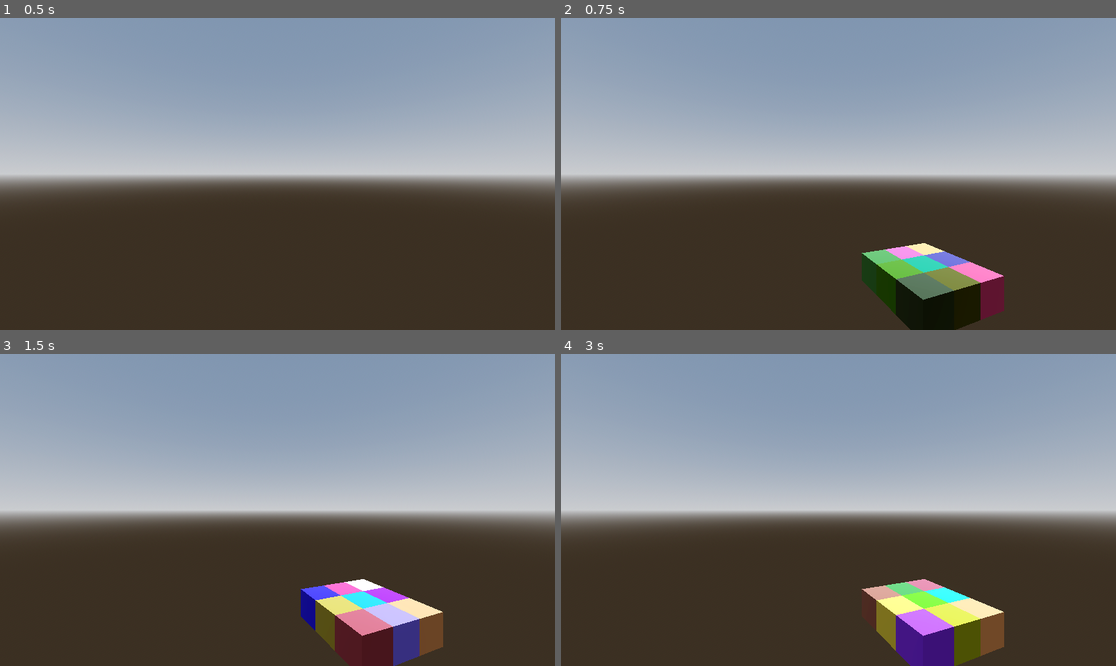
Above: before the commit, frames 1-4 (two rows, left to right).
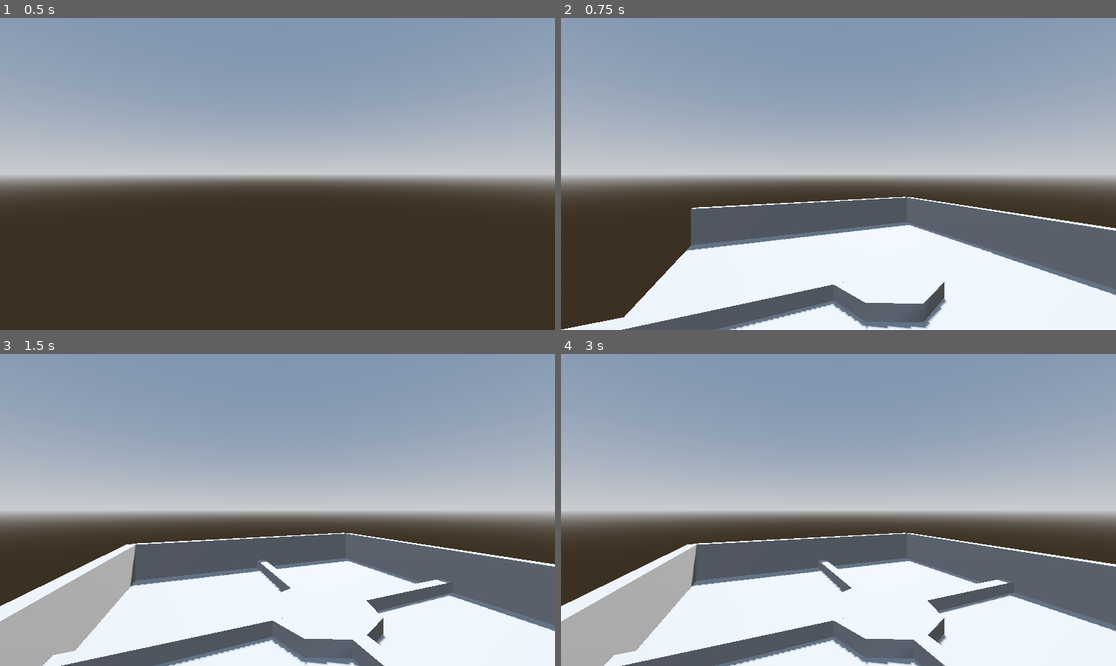
Above: after the commit, the same moments.

Repository: SolidSoups/MASQUERADE
Game: Godot game, scene res://LevelParts/World.tscn
The game is run twice, just before and just after one commit, with the same random seed, the same clock (stepped at 60 frames per second) and the same inputs. This scene is started directly instead of the project's main scene.
Inputs (mouse positions are in pixels of both pictures, inside the frame that each line leads up to):
- Up to frame 1 (0.5 s): no input
- Up to frame 2 (0.75 s): tap Enter (ui_accept) at 0.5 s; move the mouse to (960, 158) at 0.52 s; hold D (move_right) from 0.53 s (still down); tap F at 0.6 s; click (960, 158) at 0.67 s
- Up to frame 3 (1.5 s): tap Enter (ui_accept) at 0.77, 1.25 s; move the mouse to (166, 525) at 1.27 s; release D (move_right) at 1.28 s; hold S (move_down) from 1.28 s (still down); tap F at 1.35 s
- Up to frame 4 (3 s): tap Enter (ui_accept) at 1.52, 2, 2.75 s; move the mouse to (894, 441) at 2.02 s; release S (move_down) at 2.03 s; hold D (move_right) 2.03-2.78 s; tap F at 2.1, 2.85 s; move the mouse to (810, 572) at 2.77 s; hold W (move_up) from 2.78 s (still down); click (810, 572) at 2.92 s

Frame 1 is identical in both runs. In frame 2, 32% of the frame differs, in the area x 0-100%, y 57-100%; in frame 3, 37%; in frame 4, 37%.

Commit message:
wip: basic wall generation

Diff:
--- a/LevelParts/LevelPiece1.tscn
+++ /dev/null
@@ -1,54 +0,0 @@
-[gd_scene format=3 uid="uid://b3xnj1v8ikgu3"]
-
-[ext_resource type="PackedScene" uid="uid://cm5awkkrg7qsm" path="res://Character/character_controller.tscn" id="1_pdwlo"]
-[ext_resource type="PackedScene" uid="uid://pr6agvxldvb3" path="res://navmeshTest.tscn" id="2_lg883"]
-[ext_resource type="PackedScene" uid="uid://bgkyhcr8vchyo" path="res://nav_enemy.tscn" id="3_vrejh"]
-
-[sub_resource type="ProceduralSkyMaterial" id="ProceduralSkyMaterial_ggxrk"]
-sky_horizon_color = Color(0.66224277, 0.6717428, 0.6867428, 1)
-ground_horizon_color = Color(0.66224277, 0.6717428, 0.6867428, 1)
-
-[sub_resource type="Sky" id="Sky_01j4u"]
-sky_material = SubResource("ProceduralSkyMaterial_ggxrk")
-
-[sub_resource type="Environment" id="Environment_shtnt"]
-background_mode = 2
-sky = SubResource("Sky_01j4u")
-tonemap_mode = 2
-glow_enabled = true
-
-[node name="Prototype" type="Node3D" unique_id=662123140]
-
-[node name="WorldEnvironment" type="WorldEnvironment" parent="." unique_id=2141312219]
-environment = SubResource("Environment_shtnt")
-
-[node name="DirectionalLight3D" type="DirectionalLight3D" parent="." unique_id=1029694226]
-transform = Transform3D(-0.8660254, -0.43301278, 0.25, 0, 0.49999997, 0.86602545, -0.50000006, 0.75, -0.43301266, 0, 0, 0)
-shadow_enabled = true
-
-[node name="CSGC_World" type="CSGCombiner3D" parent="." unique_id=848089701]
-use_collision = true
-
-[node name="CSGBox_Plane" type="CSGBox3D" parent="CSGC_World" unique_id=1375469381]
-transform = Transform3D(1, 0, 0, 0, 1, 0, 0, 0, 1, 0, -0.4272461, 0)
-size = Vector3(30, 0.146, 30)
-
-[node name="CSGCylinder3D" type="CSGCylinder3D" parent="CSGC_World" unique_id=934119176]
-transform = Transform3D(1, 0, 0, 0, 1, 0, 0, 0, 1, -6.325604, 0, 2.7732573)
-
-[node name="CharacterBody3D" parent="." unique_id=1868302625 instance=ExtResource("1_pdwlo")]
-transform = Transform3D(-1, 0, -8.742278e-08, 0, 1, 0, 8.742278e-08, 0, -1, 0, 2, 0)
-
-[node name="NavMeshTestLevel" parent="." unique_id=2133991034 instance=ExtResource("2_lg883")]
-transform = Transform3D(1, 0, 0, 0, 1, 0, 0, 0, 1, 0, -1, 20)
-
-[node name="NavEnemy" parent="." unique_id=744703773 instance=ExtResource("3_vrejh")]
-transform = Transform3D(1, 0, 0, 0, 1, 0, 0, 0, 1, 0, 4, 19)
-
-[node name="CharacterBody3D" parent="NavEnemy" index="0" unique_id=866103548 node_paths=PackedStringArray("player")]
-player = NodePath("../../CharacterBody3D")
-
-[node name="NavigationAgent3D" parent="NavEnemy/CharacterBody3D" index="0" unique_id=888567674]
-debug_enabled = true
-
-[editable path="NavEnemy"]
--- a/LevelParts/LevelPiece_Prototype.tscn
+++ /dev/null
@@ -1,39 +0,0 @@
-[gd_scene format=3 uid="uid://y50xk3hyaaap"]
-
-[sub_resource type="NavigationMesh" id="NavigationMesh_0gqg1"]
-vertices = PackedVector3Array(-4.5, 9.5, -0.5, -4.5, 9.5, 8.5, -4, 9.5, 8.5, -0.75, 0.5, 1.75, -0.75, 0.5, 4, 1.25, 0.5, 4.25, 2.25, 0.5, 1.75, -3.25, 2, -0.5, -2, 2, 1, -1.5, 2, 0.5, 0, 2, 7.5, 0, 2, 5, -2, 2, 4.75, -3.25, 2, 7.5, 2.5, 0.75, 0.75, 4.5, 0.5, -0.5, 1.25, 0.5, 7.5, 4.5, 0.5, 7.5)
-polygons = [PackedInt32Array(2, 1, 0), PackedInt32Array(4, 3, 5), PackedInt32Array(5, 3, 6), PackedInt32Array(7, 9, 8), PackedInt32Array(11, 10, 12), PackedInt32Array(12, 10, 13), PackedInt32Array(9, 7, 14), PackedInt32Array(14, 7, 15), PackedInt32Array(16, 5, 17), PackedInt32Array(17, 5, 6), PackedInt32Array(17, 6, 15), PackedInt32Array(8, 12, 7), PackedInt32Array(7, 12, 13), PackedInt32Array(15, 6, 14)]
-
-[node name="NavMeshTestLevel" type="Node3D" unique_id=2133991034]
-
-[node name="NavigationRegion3D" type="NavigationRegion3D" parent="." unique_id=1608524017]
-transform = Transform3D(1, 0, 0, 0, 1, 0, 0, 0, 1, 0, 0.5, -4)
-navigation_mesh = SubResource("NavigationMesh_0gqg1")
-
-[node name="CSGCombiner3D" type="CSGCombiner3D" parent="NavigationRegion3D" unique_id=590967861]
-transform = Transform3D(1, 0, 0, 0, 1, 0, 0, 0, 1, 0, -0.5, 4)
-use_collision = true
-
-[node name="CSGBox3D" type="CSGBox3D" parent="NavigationRegion3D/CSGCombiner3D" unique_id=1115542553]
-size = Vector3(10, 1, 10)
-
-[node name="CSGBox3D2" type="CSGBox3D" parent="NavigationRegion3D/CSGCombiner3D" unique_id=236503611]
-transform = Transform3D(1, 0, 0, 0, 1, 0, 0, 0, 1, -4.5, 4.5, 0)
-size = Vector3(1, 10, 10)
-
-[node name="CSGBox3D3" type="CSGBox3D" parent="NavigationRegion3D/CSGCombiner3D" unique_id=1436148099]
-transform = Transform3D(1, 0, 0, 0, 1, 0, 0, 0, 1, 0.25, 4.5, 4.5)
-size = Vector3(9.5, 10, 1)
-
-[node name="CSGPolygon3D" type="CSGPolygon3D" parent="NavigationRegion3D/CSGCombiner3D" unique_id=466115642]
-transform = Transform3D(1, 0, 0, 0, 1, 0, 0, 0, 1, -2, 1, -3)
-polygon = PackedVector2Array(0, -0.5, 0, 1, 1, 1, 5.5, -0.5)
-depth = 2.0
-
-[node name="CSGBox3D4" type="CSGBox3D" parent="NavigationRegion3D/CSGCombiner3D" unique_id=409347344]
-transform = Transform3D(1, 0, 0, 0, 1, 0, 0, 0, 1, -2.75, 1.5, 0)
-size = Vector3(2.5, 1, 10)
-
-[node name="CSGBox3D5" type="CSGBox3D" parent="NavigationRegion3D/CSGCombiner3D" unique_id=1714765478]
-transform = Transform3D(1, 0, 0, 0, 1, 0, 0, 0, 1, -1.75, 1.5, 2.25)
-size = Vector3(4.5, 1, 3.5)
--- a/LevelParts/World.tscn
+++ b/LevelParts/World.tscn
@@ -1,6 +1,23 @@
 [gd_scene format=3 uid="uid://beo2j2s7gv4r6"]
 
 [ext_resource type="Script" uid="uid://cwbi1g1akaw8t" path="res://LevelParts/world.gd" id="1_nsrvc"]
+[ext_resource type="PackedScene" uid="uid://dis7mixminji7" path="res://LevelParts/level_template.tscn" id="2_6kv5d"]
+[ext_resource type="PackedScene" uid="uid://jg6nrem5u4bp" path="res://LevelParts/wall_node.tscn" id="3_52tcn"]
+
+[sub_resource type="PackedScene" id="PackedScene_q1fy0"]
+_bundled = {
+"conn_count": 0,
+"conns": PackedInt32Array(),
+"editable_instances": [],
+"id_paths": [],
+"names": PackedStringArray("Wall", "CSGBox3D", "transform", "size"),
+"node_count": 1,
+"node_ids": PackedInt32Array(793492869),
+"node_paths": [],
+"nodes": PackedInt32Array(-1, -1, 1, 0, -1, 2, 2, 0, 3, 1, 0),
+"variants": [Transform3D(-4.371139e-08, 0, -1, 0, 1, 0, 1, 0, -4.371139e-08, 0, 0, 0), Vector3(0.5, 2, 15)],
+"version": 3
+}
 
 [sub_resource type="ProceduralSkyMaterial" id="ProceduralSkyMaterial_q7exi"]
 sky_horizon_color = Color(0.66224277, 0.6717428, 0.6867428, 1)
@@ -17,6 +34,9 @@
 
 [node name="World" type="Node3D" unique_id=114703339]
 script = ExtResource("1_nsrvc")
+fountain_part = ExtResource("2_6kv5d")
+wall_part = ExtResource("3_52tcn")
+doorwall_part = SubResource("PackedScene_q1fy0")
 
 [node name="DirectionalLight3D" type="DirectionalLight3D" parent="." unique_id=1216443559]
 transform = Transform3D(-0.8660254, -0.43301278, 0.25, 0, 0.49999997, 0.86602545, -0.50000006, 0.75, -0.43301266, 0, 0, 0)
--- /dev/null
+++ b/LevelParts/doorwall_node.tscn
@@ -0,0 +1,11 @@
+[gd_scene format=3 uid="uid://7pmjtt32huij"]
+
+[node name="WallNode" type="Node3D" unique_id=1745933754]
+
+[node name="Wall_CSGBox3D5" type="CSGBox3D" parent="." unique_id=1795543611]
+transform = Transform3D(-4.371139e-08, 0, -1, 0, 1, 0, 1, 0, -4.371139e-08, 4.25, 1.5, 1.8577339e-07)
+size = Vector3(0.5, 2, 6.5)
+
+[node name="Wall_CSGBox3D4" type="CSGBox3D" parent="." unique_id=1873150802]
+transform = Transform3D(-4.371139e-08, 0, -1, 0, 1, 0, 1, 0, -4.371139e-08, -4.25, 1.5, -1.857734e-07)
+size = Vector3(0.5, 2, 6.5)
--- /dev/null
+++ b/LevelParts/level_template.tscn
@@ -0,0 +1,17 @@
+[gd_scene format=3 uid="uid://dis7mixminji7"]
+
+[ext_resource type="PackedScene" uid="uid://cm5awkkrg7qsm" path="res://Character/character_controller.tscn" id="1_2ngst"]
+
+[node name="test_scene" type="Node3D" unique_id=2133991034]
+
+[node name="CSGCombiner3D" type="CSGCombiner3D" parent="." unique_id=590967861]
+use_collision = true
+
+[node name="Floor_CSGBox3D" type="CSGBox3D" parent="CSGCombiner3D" unique_id=1115542553]
+size = Vector3(15, 1, 15)
+
+[node name="CSGCylinder3D" type="CSGCylinder3D" parent="CSGCombiner3D" unique_id=1561125416]
+radius = 2.0
+
+[node name="CharacterController" parent="." unique_id=1868302625 instance=ExtResource("1_2ngst")]
+transform = Transform3D(1, 0, 0, 0, 1, 0, 0, 0, 1, -6, 1.5, 0)
--- a/LevelParts/room_template.gd
+++ /dev/null
@@ -1,14 +0,0 @@
-extends CSGBox3D
-
-var rng = RandomNumberGenerator.new()
-
-# Called when the node enters the scene tree for the first time.
-func _ready() -> void:
-	# create new material
-	var new_material = StandardMaterial3D.new()
-	new_material.albedo_color = Color(rng.randf_range(0.0, 1.0), rng.randf_range(0.0, 1.0), rng.randf_range(0.0, 1.0))
-	new_material.metallic = 0.5
-	new_material.roughness = 0.1
-
-	# apply material
-	self.material = new_material
--- a/LevelParts/room_template.tscn
+++ /dev/null
@@ -1,10 +0,0 @@
-[gd_scene format=3 uid="uid://cnha8hdbfwkpq"]
-
-[ext_resource type="Script" uid="uid://q56kwvi3xrdc" path="res://LevelParts/room_template.gd" id="1_g140n"]
-
-[sub_resource type="StandardMaterial3D" id="StandardMaterial3D_024lg"]
-albedo_color = Color(1, 0.16862746, 1, 1)
-
-[node name="Room_Template" type="CSGBox3D" unique_id=1757463645]
-material = SubResource("StandardMaterial3D_024lg")
-script = ExtResource("1_g140n")
--- /dev/null
+++ b/LevelParts/wall_node.tscn
@@ -0,0 +1,7 @@
+[gd_scene format=3 uid="uid://jg6nrem5u4bp"]
+
+[node name="WallNode" type="Node3D" unique_id=1745933754]
+
+[node name="Wall_CSGBox3D3" type="CSGBox3D" parent="." unique_id=2096656666]
+transform = Transform3D(-4.371139e-08, 0, -1, 0, 1, 0, 1, 0, -4.371139e-08, 0, 1.5, 0)
+size = Vector3(0.5, 2, 15)
--- a/LevelParts/world.gd
+++ b/LevelParts/world.gd
@@ -1,28 +1,37 @@
 extends Node3D
 
-var level_part = preload("res://LevelParts/room_template.tscn")
-var level_parts: Array[Node3D] = []
+@export_group("Parts")
+@export var fountain_part: PackedScene
+@export var wall_part: PackedScene
+@export var doorwall_part: PackedScene
 
-func clear_parts() -> void:
-	# Queue all parts for removal
-	for part in level_parts:
-		part.queue_free()
-	level_parts.clear()
+var wall_positions: Array[Vector3] = [
+	Vector3(7.5, 0, 0),
+	Vector3(-7.5, 0, 0),
+	Vector3(0, 0, 7.5),
+	Vector3(0, 0, -7.5)
+]
+var wall_yrotations: Array[float] = [90.0, 90.0, 0, 0]
 
-func spawn_box(pos: Vector3)-> void:
-	var box = level_part.instantiate()
-	add_child(box)
-	box.global_position = pos
-	level_parts.append(box)
+# spawn a level surrounded by walls
+func spawn_level(level: PackedScene):
+	var spwnLvl = level.instantiate()
+	add_child(spwnLvl)
+	spwnLvl.global_position = Vector3(0, 0, 0)
 
-func spawn_rubix() -> void:
-	const y = 1
-	for x in range(3):
-			for z in range(3):
-				spawn_box(Vector3(x, y, z))
+	# Spawn walls all around
+	for r in range(4):
+		var newWall: Node3D
+		if randf() < 0.3:
+			newWall = doorwall_part.instantiate()
+		else:
+			newWall = wall_part.instantiate()
+		spwnLvl.add_child(newWall)
+		newWall.global_position = wall_positions[r]
+		newWall.rotation_degrees = Vector3(0, wall_yrotations[r], 0)
+
 
 func _input(event: InputEvent) -> void:
 	if event is InputEventKey:
 		if event.pressed and event.keycode == KEY_F:
-			clear_parts()
-			spawn_rubix()
+			spawn_level(fountain_part)
Not shown, removed: LevelParts/room_template.gd.uid
